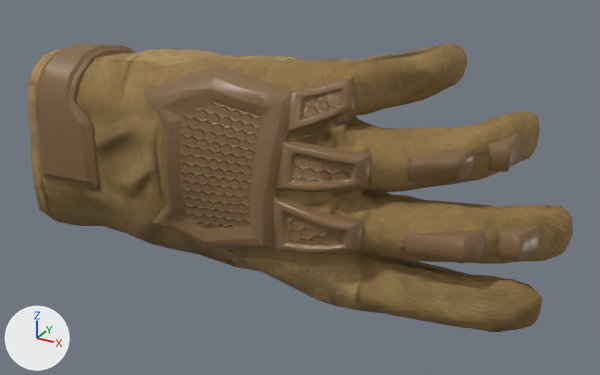
One commit to the glTF model public/models/real/gloves1.glb: the scene before it, then after it.
Before and after are seen from a camera (50 mm lens) standing at (2.84, -5.0, 2.44) and looking at (0.08, 0.01, -0.07). Arrows for +X, +Y and +Z are at lower left; the lights stay in place. The picture after the commit comes second.

In view in the first picture: 'guante militar_guante militar_0'.
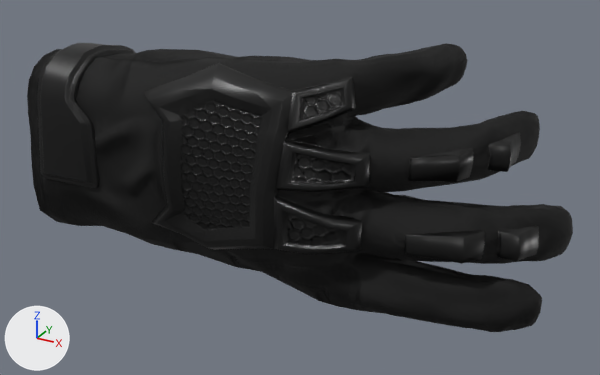
What differs and where, as boxes [x1, y1, x2, y2] in the pictures (600 x 375 px):
'guante militar_guante militar_0', recoloured (brown to black): [27, 43, 573, 332] in both

Edits to the bpy script that builds the scene:
```text
Change mat_guante_militar:
    add n7 = _N.new('ShaderNodeMix'); n7.name = 'Mix'
    add n7.data_type = 'RGBA'
    add n7.blend_type = 'MULTIPLY'
    add n7.inputs[0].default_value = 1.0  # 'Factor'
    add n8 = _N.new('ShaderNodeVertexColor'); n8.name = 'Color Attribute'
    where n2 = _N.new('ShaderNodeTexImage'); n2.name = 'Image Texture'
    where n0 = _N.new('ShaderNodeBsdfPrincipled'); n0.name = 'Principled BSDF'
    remove _L.new(n2.outputs[0], n0.inputs[0])  # 'Color' to 'Base Color'
    add _L.new(n7.outputs[2], n0.inputs[0])  # 'Result' to 'Base Color'
    add _L.new(n8.outputs[0], n7.inputs[7])  # 'Color' to 'B'
    add _L.new(n2.outputs[0], n7.inputs[6])  # 'Color' to 'A'
```
